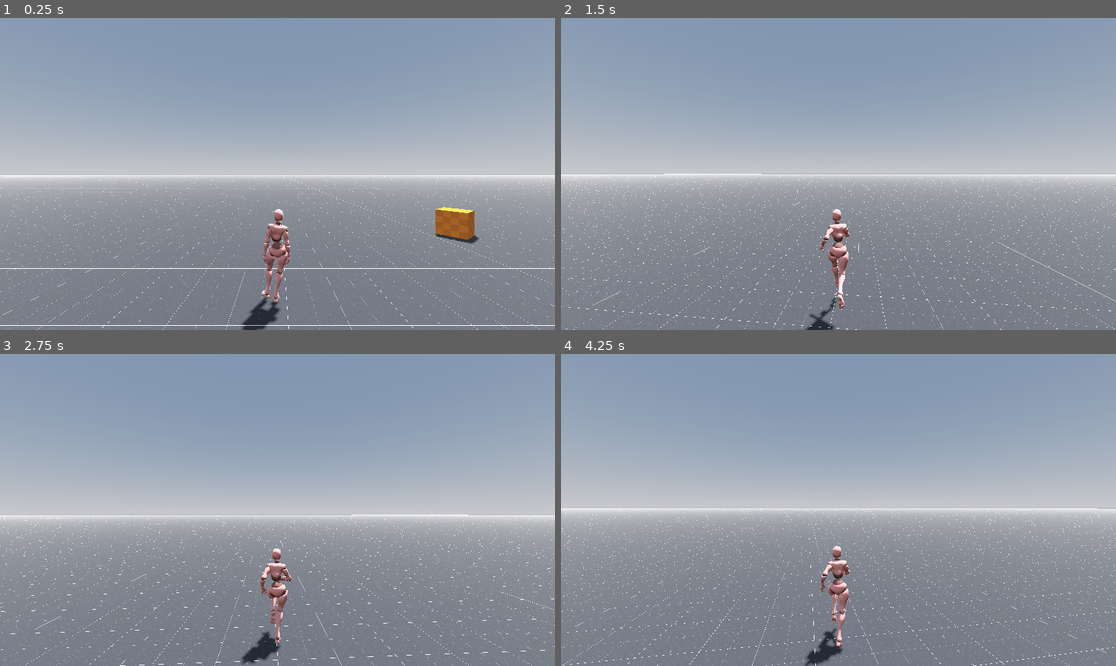
Above: before the commit, frames 1-4 (two rows, left to right).
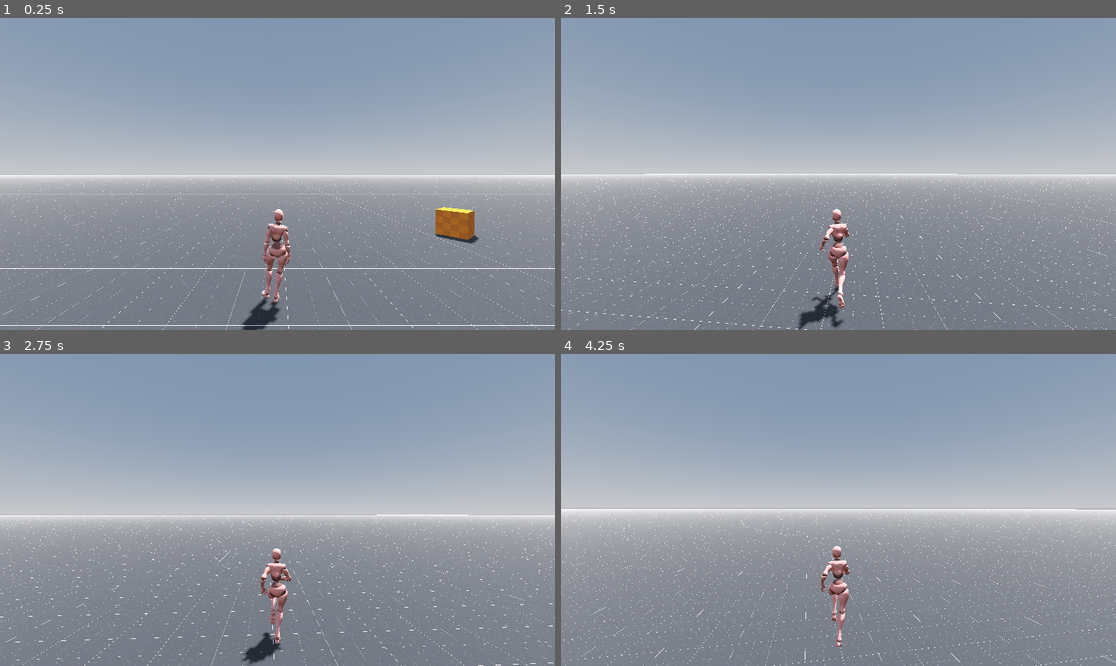
Above: after the commit, the same moments.

Repository: joelkarn/veiled-deceit
Game: Godot game, scene res://scenes/main.tscn
Two runs of this game, one before a commit and one after it. Both use one fixed random seed, a clock stepped at 60 frames per second and the inputs below.
Inputs (mouse positions are in pixels of both pictures, inside the frame that each line leads up to):
- Up to frame 1 (0.25 s): no input
- Up to frame 2 (1.5 s): tap Enter (ui_accept) at 0.5, 0.77 s; move the mouse to (866, 174) at 0.52 s; hold W (forward) from 0.53 s (still down); move the mouse to (810, 174) at 1.27 s
- Up to frame 3 (2.75 s): keep holding W (forward); tap Enter (ui_accept) at 1.52 s; move the mouse to (288, 503) at 2.02 s
- Up to frame 4 (4.25 s): keep holding W (forward); move the mouse to (832, 516) at 2.77 s; tap Enter (ui_accept) at 3.02, 3.77 s; move the mouse to (877, 513) at 3.52 s

The runs differ from the first frame. In frame 1, 0.1% of the frame differs, in the area x 0-100%, y 50-100%; in frame 2, 3.1%; in frame 3, 2.5%; in frame 4, 3.2%, in the area x 0-100%, y 49-100%.

Commit message:
fixed jumping to feel better

Diff:
--- a/scripts/player.gd
+++ b/scripts/player.gd
@@ -4,8 +4,9 @@
 @onready var visuals: Node3D = $visuals
 
 
-const SPEED = 5.0
-const JUMP_VELOCITY = 5.0
+const SPEED = 6.5
+const CUSTOM_GRAVITY = -30.0
+const JUMP_VELOCITY = 10.0
 
 @export var sens_horizontal = 0.1
 @export var sens_vertical = 0.1
@@ -18,7 +19,7 @@
 	if event is InputEventMouseMotion:
 		# Rotates player on horizontal mouse movement
 		rotate_y(deg_to_rad(-event.relative.x * sens_horizontal))
-		# Makes it so the visuals don't rotate when standing still
+		# Makes sure player model doesn't rotate when standing still
 		visuals.rotate_y(deg_to_rad(event.relative.x * sens_horizontal))
 		# Rotates camera on vertical mouse movement
 		camera_mount.rotate_x(deg_to_rad(-event.relative.y * sens_vertical))
@@ -26,7 +27,7 @@
 func _physics_process(delta: float) -> void:
 	# Add the gravity.
 	if not is_on_floor():
-		velocity += get_gravity() * delta
+		velocity.y += CUSTOM_GRAVITY * delta
 
 	# Handle jump.
 	if Input.is_action_just_pressed("ui_accept") and is_on_floor():
